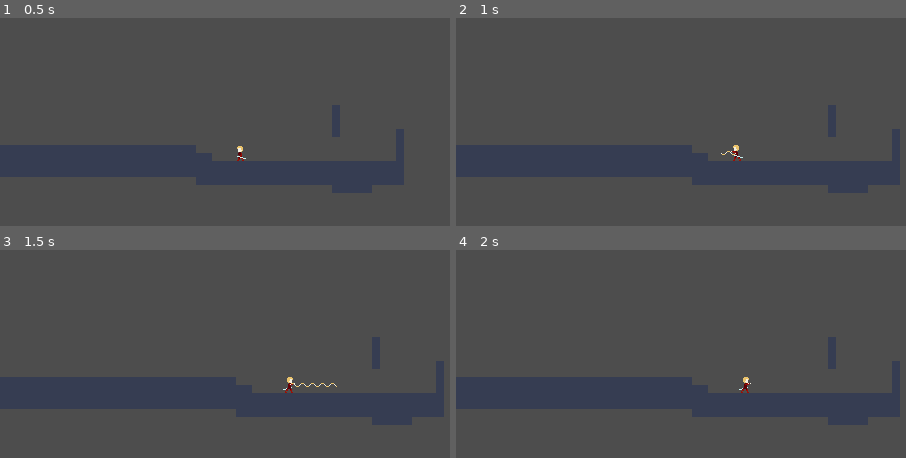
Above: before the commit, frames 1-4 (two rows, left to right).
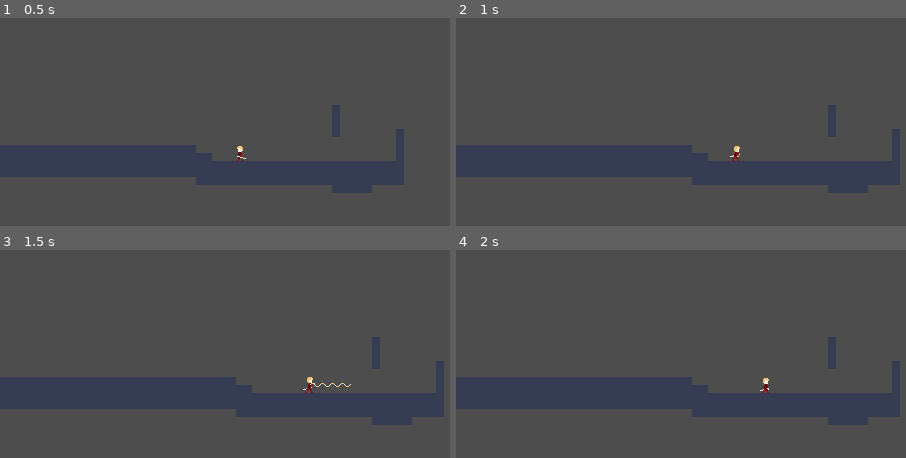
Above: after the commit, the same moments.

Repository: Zac707/into-the-night
Game: Godot game, scene res://Scenes/test_scene.tscn
The game is run twice, just before and just after one commit, with the same random seed, the same clock (stepped at 60 frames per second) and the same inputs. The project has no main scene, so this scene is started directly. The engine's default icon, where the game draws it, is replaced by a stand-in: a white triangle on a blue panel in a dark square.
Inputs (mouse positions are in pixels of both pictures, inside the frame that each line leads up to):
- Up to frame 1 (0.5 s): no input
- Up to frame 2 (1 s): tap Enter at 0.5 s; move the mouse to (802, 138) at 0.52 s; press the mouse at (802, 138) at 0.53 s; hold Right (right) from 0.53 s (still down); tap Space (jump) at 0.77 s
- Up to frame 3 (1.5 s): move the mouse to (144, 397) at 1.27 s; release Right (right) at 1.28 s; release the mouse at (144, 397) at 1.28 s; hold Down (down) from 1.28 s (still down); click (144, 397) at 1.35 s
- Up to frame 4 (2 s): keep holding Down (down); tap Space (jump) at 1.52 s

Frame 1 is identical in both runs. In frame 2, 0.1% of the frame differs, in the area x 58-64%, y 61-69%; in frame 3, 0.2%, in the area x 62-78%, y 61-69%; in frame 4, 0.2%.

Commit message:
hookshot bugfix
hookshot now pulls as long as its out and the length matches distance. return and start duration as well as length set to match. Animations fixed

Diff:
--- a/Scenes/player_test.tscn
+++ b/Scenes/player_test.tscn
@@ -181,6 +181,22 @@
 "values": [21]
 }
 
+[sub_resource type="Animation" id="Animation_oy8dj"]
+resource_name = "Aerial_Hook_Throw_Up"
+length = 0.2
+tracks/0/type = "value"
+tracks/0/imported = false
+tracks/0/enabled = true
+tracks/0/path = NodePath("PlayerSprite:frame")
+tracks/0/interp = 1
+tracks/0/loop_wrap = true
+tracks/0/keys = {
+"times": PackedFloat32Array(0),
+"transitions": PackedFloat32Array(1),
+"update": 0,
+"values": [24]
+}
+
 [sub_resource type="Animation" id="Animation_tvrp7"]
 resource_name = "Attack_Side"
 length = 0.3
@@ -274,6 +290,22 @@
 "values": [22]
 }
 
+[sub_resource type="Animation" id="Animation_wopwy"]
+resource_name = "Hook_Pull_Up"
+length = 0.2
+tracks/0/type = "value"
+tracks/0/imported = false
+tracks/0/enabled = true
+tracks/0/path = NodePath("PlayerSprite:frame")
+tracks/0/interp = 1
+tracks/0/loop_wrap = true
+tracks/0/keys = {
+"times": PackedFloat32Array(0),
+"transitions": PackedFloat32Array(1),
+"update": 0,
+"values": [25]
+}
+
 [sub_resource type="Animation" id="Animation_q526i"]
 resource_name = "Hook_Throw"
 length = 0.2
@@ -288,6 +320,22 @@
 "transitions": PackedFloat32Array(1),
 "update": 0,
 "values": [20]
+}
+
+[sub_resource type="Animation" id="Animation_7k1nf"]
+resource_name = "Hook_Throw_Up"
+length = 0.2
+tracks/0/type = "value"
+tracks/0/imported = false
+tracks/0/enabled = true
+tracks/0/path = NodePath("PlayerSprite:frame")
+tracks/0/interp = 1
+tracks/0/loop_wrap = true
+tracks/0/keys = {
+"times": PackedFloat32Array(0),
+"transitions": PackedFloat32Array(1),
+"update": 0,
+"values": [23]
 }
 
 [sub_resource type="Animation" id="Animation_g3wa8"]
@@ -336,7 +384,7 @@
 "times": PackedFloat32Array(0, 0.15),
 "transitions": PackedFloat32Array(1, 1),
 "update": 0,
-"values": [39, 40]
+"values": [40, 41]
 }
 tracks/1/type = "method"
 tracks/1/imported = false
@@ -366,7 +414,7 @@
 "times": PackedFloat32Array(0, 0.15),
 "transitions": PackedFloat32Array(1, 1),
 "update": 0,
-"values": [37, 38]
+"values": [38, 39]
 }
 tracks/1/type = "method"
 tracks/1/imported = false
@@ -396,7 +444,7 @@
 "times": PackedFloat32Array(0, 0.15),
 "transitions": PackedFloat32Array(1, 1),
 "update": 0,
-"values": [35, 36]
+"values": [36, 37]
 }
 tracks/1/type = "method"
 tracks/1/imported = false
@@ -426,7 +474,23 @@
 "times": PackedFloat32Array(0),
 "transitions": PackedFloat32Array(1),
 "update": 0,
-"values": [46]
+"values": [47]
+}
+
+[sub_resource type="Animation" id="Animation_bxqeh"]
+resource_name = "Left_Aerial_Hook_Throw_Up"
+length = 0.2
+tracks/0/type = "value"
+tracks/0/imported = false
+tracks/0/enabled = true
+tracks/0/path = NodePath("PlayerSprite:frame")
+tracks/0/interp = 1
+tracks/0/loop_wrap = true
+tracks/0/keys = {
+"times": PackedFloat32Array(0),
+"transitions": PackedFloat32Array(1),
+"update": 0,
+"values": [50]
 }
 
 [sub_resource type="Animation" id="Animation_5ko5q"]
@@ -442,7 +506,7 @@
 "times": PackedFloat32Array(0, 0.15),
 "transitions": PackedFloat32Array(1, 1),
 "update": 0,
-"values": [31, 32]
+"values": [32, 33]
 }
 tracks/1/type = "method"
 tracks/1/imported = false
@@ -472,7 +536,7 @@
 "times": PackedFloat32Array(0, 0.15),
 "transitions": PackedFloat32Array(1, 1),
 "update": 0,
-"values": [33, 34]
+"values": [34, 35]
 }
 tracks/1/type = "method"
 tracks/1/imported = false
@@ -503,7 +567,7 @@
 "times": PackedFloat32Array(0),
 "transitions": PackedFloat32Array(1),
 "update": 0,
-"values": [43]
+"values": [44]
 }
 
 [sub_resource type="Animation" id="Animation_xefkc"]
@@ -519,7 +583,23 @@
 "times": PackedFloat32Array(0),
 "transitions": PackedFloat32Array(1),
 "update": 0,
-"values": [47]
+"values": [48]
+}
+
+[sub_resource type="Animation" id="Animation_055ib"]
+resource_name = "Left_Hook_Pull_Up"
+length = 0.2
+tracks/0/type = "value"
+tracks/0/imported = false
+tracks/0/enabled = true
+tracks/0/path = NodePath("PlayerSprite:frame")
+tracks/0/interp = 1
+tracks/0/loop_wrap = true
+tracks/0/keys = {
+"times": PackedFloat32Array(0),
+"transitions": PackedFloat32Array(1),
+"update": 0,
+"values": [51]
 }
 
 [sub_resource type="Animation" id="Animation_w1oaw"]
@@ -535,7 +615,23 @@
 "times": PackedFloat32Array(0),
 "transitions": PackedFloat32Array(1),
 "update": 0,
-"values": [45]
+"values": [46]
+}
+
+[sub_resource type="Animation" id="Animation_wtoax"]
+resource_name = "Left_Hook_Throw_Up"
+length = 0.2
+tracks/0/type = "value"
+tracks/0/imported = false
+tracks/0/enabled = true
+tracks/0/path = NodePath("PlayerSprite:frame")
+tracks/0/interp = 1
+tracks/0/loop_wrap = true
+tracks/0/keys = {
+"times": PackedFloat32Array(0),
+"transitions": PackedFloat32Array(1),
+"update": 0,
+"values": [49]
 }
 
 [sub_resource type="Animation" id="Animation_yvp7w"]
@@ -552,7 +648,7 @@
 "times": PackedFloat32Array(0, 0.16666667),
 "transitions": PackedFloat32Array(1, 1),
 "update": 0,
-"values": [25, 26]
+"values": [26, 27]
 }
 
 [sub_resource type="Animation" id="Animation_r8mnf"]
@@ -568,7 +664,7 @@
 "times": PackedFloat32Array(0, 0.15, 0.3),
 "transitions": PackedFloat32Array(1, 1, 1),
 "update": 1,
-"values": [41, 42, 43]
+"values": [42, 43, 44]
 }
 
 [sub_resource type="Animation" id="Animation_4f5ph"]
@@ -585,7 +681,7 @@
 "times": PackedFloat32Array(0, 0.15, 0.3, 0.45),
 "transitions": PackedFloat32Array(1, 1, 1, 1),
 "update": 0,
-"values": [27, 28, 29, 30]
+"values": [28, 29, 30, 31]
 }
 
 [sub_resource type="Animation" id="Animation_sfs3u"]
@@ -601,7 +697,7 @@
 "times": PackedFloat32Array(0),
 "transitions": PackedFloat32Array(1),
 "update": 0,
-"values": [44]
+"values": [45]
 }
 
 [sub_resource type="Animation" id="Animation_aeet5"]
@@ -658,22 +754,28 @@
 &"Aerial_Attack_Side": SubResource("Animation_67lvd"),
 &"Aerial_Attack_Up": SubResource("Animation_sduab"),
 &"Aerial_Hook_Throw": SubResource("Animation_e0rbb"),
+&"Aerial_Hook_Throw_Up": SubResource("Animation_oy8dj"),
 &"Attack_Side": SubResource("Animation_tvrp7"),
 &"Attack_Up": SubResource("Animation_1klfb"),
 &"Fall": SubResource("Animation_oy2dr"),
 &"Hook_Pull": SubResource("Animation_qki6r"),
+&"Hook_Pull_Up": SubResource("Animation_wopwy"),
 &"Hook_Throw": SubResource("Animation_q526i"),
+&"Hook_Throw_Up": SubResource("Animation_7k1nf"),
 &"Idle": SubResource("Animation_g3wa8"),
 &"Jump": SubResource("Animation_hlwpc"),
 &"Left_Aerial_Attack_Down": SubResource("Animation_bumkv"),
 &"Left_Aerial_Attack_Side": SubResource("Animation_rpqj3"),
 &"Left_Aerial_Attack_Up": SubResource("Animation_rtq0u"),
 &"Left_Aerial_Hook_Throw": SubResource("Animation_xq865"),
+&"Left_Aerial_Hook_Throw_Up": SubResource("Animation_bxqeh"),
 &"Left_Attack_Side": SubResource("Animation_5ko5q"),
 &"Left_Attack_Up": SubResource("Animation_tj2xt"),
 &"Left_Fall": SubResource("Animation_ffx63"),
 &"Left_Hook_Pull": SubResource("Animation_xefkc"),
+&"Left_Hook_Pull_Up": SubResource("Animation_055ib"),
 &"Left_Hook_Throw": SubResource("Animation_w1oaw"),
+&"Left_Hook_Throw_Up": SubResource("Animation_wtoax"),
 &"Left_Idle": SubResource("Animation_yvp7w"),
 &"Left_Jump": SubResource("Animation_r8mnf"),
 &"Left_Run": SubResource("Animation_4f5ph"),
@@ -701,7 +803,7 @@
 
 [node name="PlayerSprite" type="Sprite2D" parent="." unique_id=152419327]
 texture = ExtResource("3_qki6r")
-hframes = 25
+hframes = 26
 vframes = 2
 
 [node name="PlayerCollision" type="CollisionShape2D" parent="." unique_id=23757872]
--- a/Scripts/Player States/player_hook.gd
+++ b/Scripts/Player States/player_hook.gd
@@ -11,8 +11,8 @@
 Vector3(-1, -1, 0): "Left_Hook_Throw_Up", Vector3(1, 0, 1): "Aerial_Hook_Throw", Vector3(-1, 0, 1): "Left_Aerial_Hook_Throw",
 Vector3(1, -1, 1): "Aerial_Hook_Throw_Up", Vector3(-1, -1, 1): "Left_Aerial_Hook_Throw_Up"}
 var animation_dict_pull: Dictionary = {Vector3(1, 0, 0): "Hook_Pull", Vector3(-1, 0, 0): "Left_Hook_Pull", Vector3(1, -1, 0): "Hook_Pull_Up",
-Vector3(-1, -1, 0): "Left_Hook_Pull_Up", Vector3(1, 0, 1): "Aerial_Hook_Pull", Vector3(-1, 0, 1): "Left_Aerial_Hook_Pull",
-Vector3(1, -1, 1): "Aerial_Hook_Pull_Up", Vector3(-1, -1, 1): "Left_Aerial_Hook_Pull_Up"}
+Vector3(-1, -1, 0): "Left_Hook_Pull_Up", Vector3(1, 0, 1): "Hook_Pull", Vector3(-1, 0, 1): "Left_Hook_Pull",
+Vector3(1, -1, 1): "Hook_Pull_Up", Vector3(-1, -1, 1): "Left_Hook_Pull_Up"}
 var aerial_down_granted: bool = false
 var direction_data
 
--- a/Scripts/hookshot.gd
+++ b/Scripts/hookshot.gd
@@ -6,8 +6,10 @@
 
 var distance: float = 50.0
 var start_duration = 0.1
-var return_duration = 0.5
-var _hook_activated = false
+var return_duration = 0.3
+var _hook_activated: bool = false
+var _collision_found: bool = false
+var _extending_hookshot: bool = false
 
 signal hooked(hooked_position)
 signal unhooked()
@@ -23,30 +25,49 @@
 func _input(event: InputEvent) -> void:
 	if event.is_action_pressed("hook_test") and not _hook_activated:
 		_hook_activated = true
+		_extending_hookshot = true
 		pivot.rotation_permitted = false
-		interpolate(max_distance, start_duration)
+
 		await get_tree().create_timer(start_duration).timeout
-		check_collision()
+		_extending_hookshot = false
 		reverse_interpolate()
 		await get_tree().create_timer(return_duration).timeout
+
 		_hook_activated = false
+		_collision_found = false
 		pivot.rotation_permitted = true
 		unhooked.emit()
 
 
+func _process(delta: float) -> void:
+	if _hook_activated == true and _collision_found == false:
+		var hook_distance = check_collision()
+		if _extending_hookshot == true:
+			interpolate(hook_distance, start_duration)
+
+
 func reverse_interpolate():
-	interpolate(0, return_duration)
+	if _collision_found == false:
+		interpolate(0, return_duration)
+		print("drawing hookshot back")
+	else:
+		var return_duration_scaled: float = return_duration * (distance / max_distance)
+		interpolate(0, return_duration_scaled)
 
 
 func check_collision():
-	if raycast.is_colliding():
+	if raycast.is_colliding() and _collision_found == false:
 		var collider = raycast.get_collider()
+		_collision_found = true
 		if collider.is_in_group("hook_area"):
 			var collision_point = raycast.get_collision_point()
 			distance = global_position.distance_to(collision_point)
-			hooked.emit(collision_point)
-			print("hook-point found")
-			return distance
+			print(region_rect.size, distance)
+			if region_rect.size.y >= distance:
+				hooked.emit(collision_point)
+				print("hook-point found")
+				return distance
 		# Colliding, but not a valid hook target — treat as a miss.
+	_collision_found = false
 	distance = max_distance
 	return distance
Binary file changed: Assets/Main_Char_both_sides-Sheet.png
